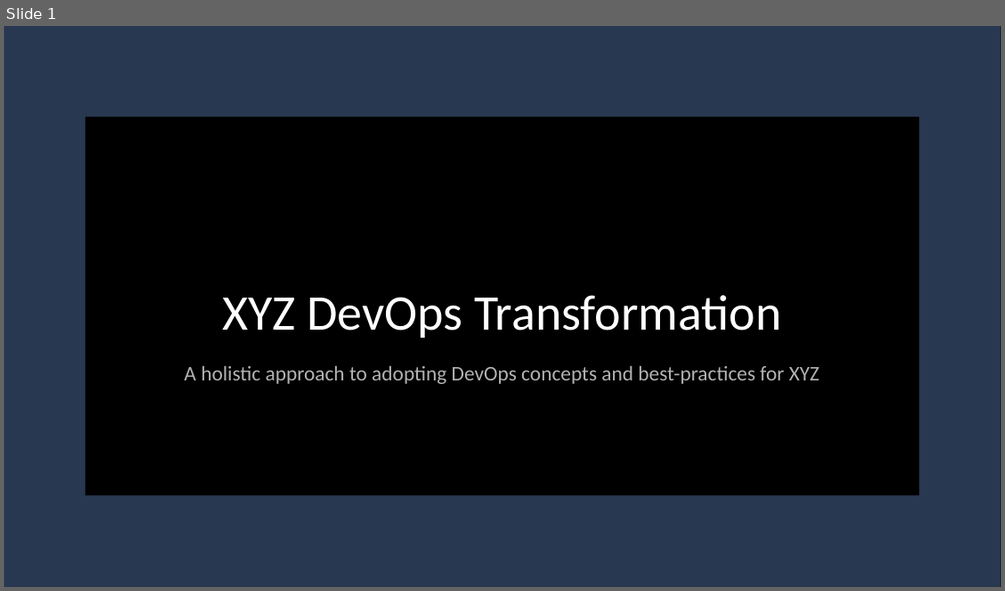
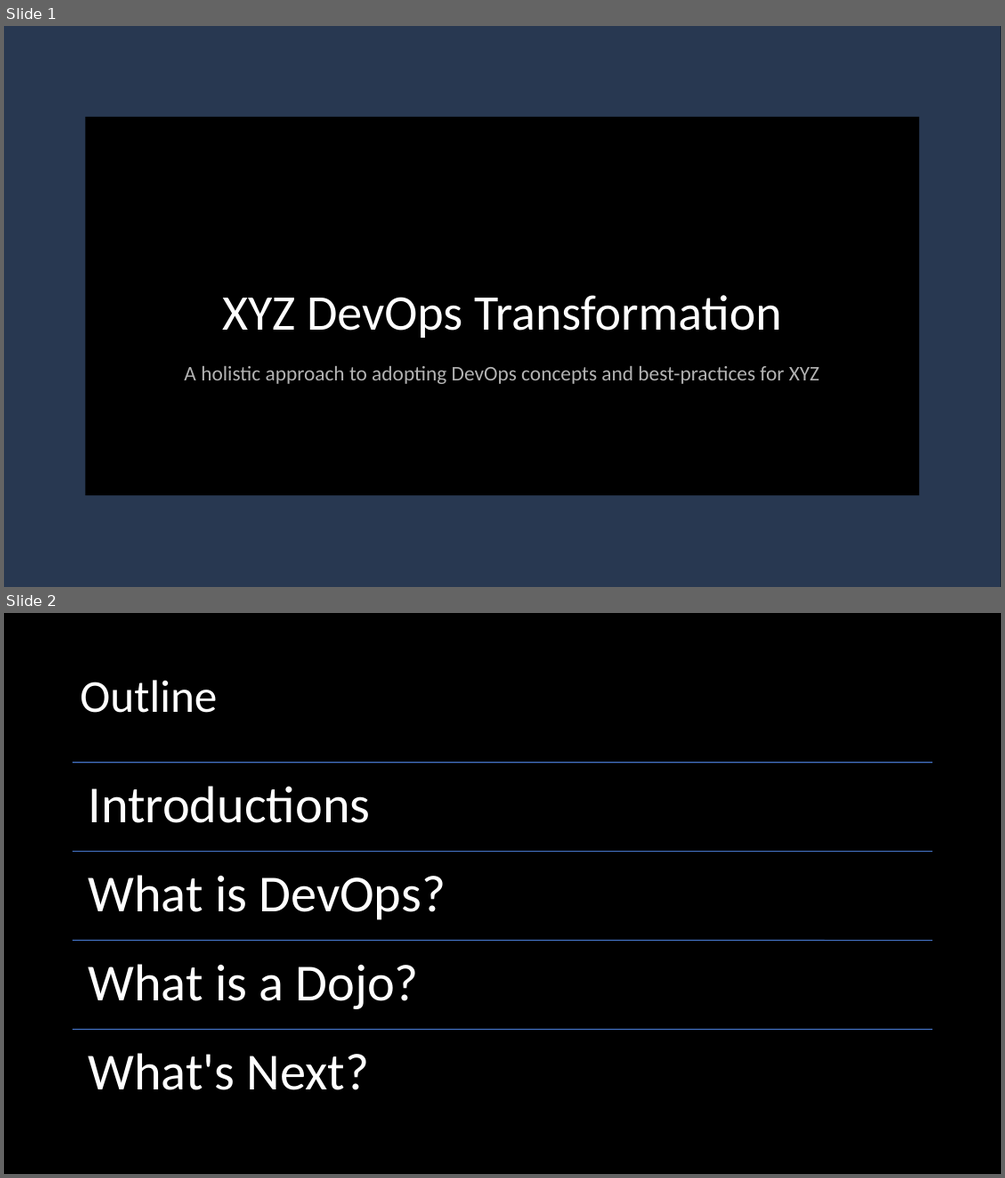
Before and after one commit to bigfrank123/liatrio-exercise, a slide deck: Artifacts/Liatrio.pptx. Shown one above the other, each under a label of ours: slide 1 before the commit, slides 1 and 2 after it. The pictures are 1005x591 and 1005x1178 pixels, drawn with LibreOffice and Linux fonts; fonts in the diff are those of the drawing; background and template pictures are left out. Boxes give left, top, right and bottom in pixels: in the first picture for what was removed or moved away, otherwise in the second. Text is boxed around its words. In the diff, an @@ line names an element or a change of style, - is before the commit and + after.

```diff
--- a/Artifacts/Liatrio.pptx
+++ b/Artifacts/Liatrio.pptx
@@ slide 2 added at [4,613,1001,1174], background #000000 @@
@@ title added at [80,680,217,713], 44 pt, text #FFFFFF @@
+Outline
@@ group added at [73,763,933,1090]: 4 lines, 4 texts @@
+Introductions
+What is DevOps?
+What is a Dojo?
+What's Next?
```
Also in this commit, not shown: 1 slide changed, 12 other slides added, 1 slide removed.
